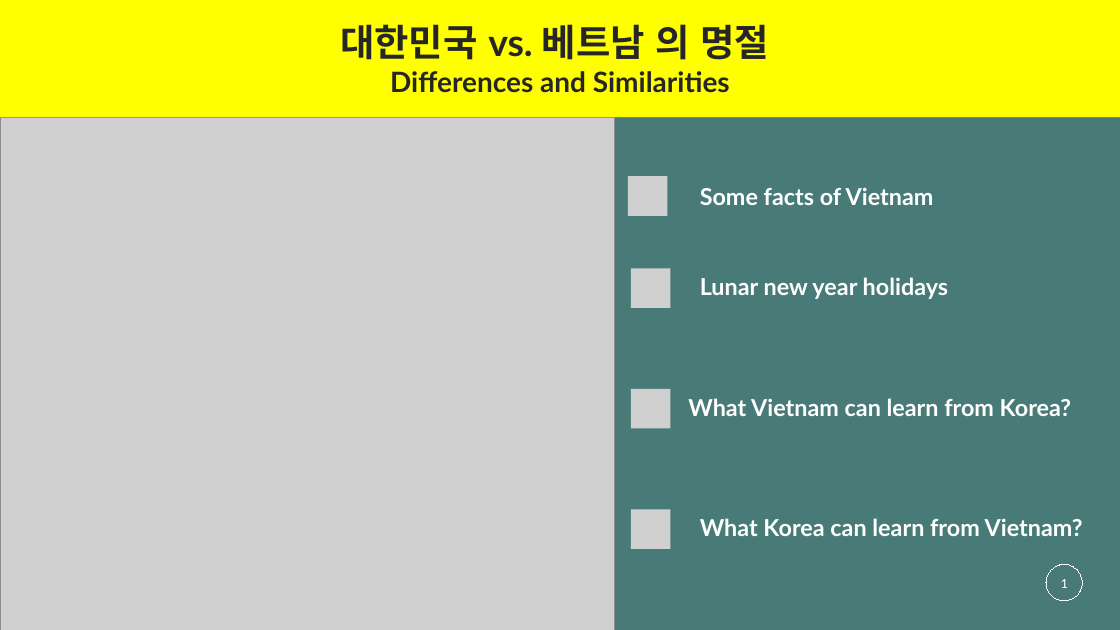
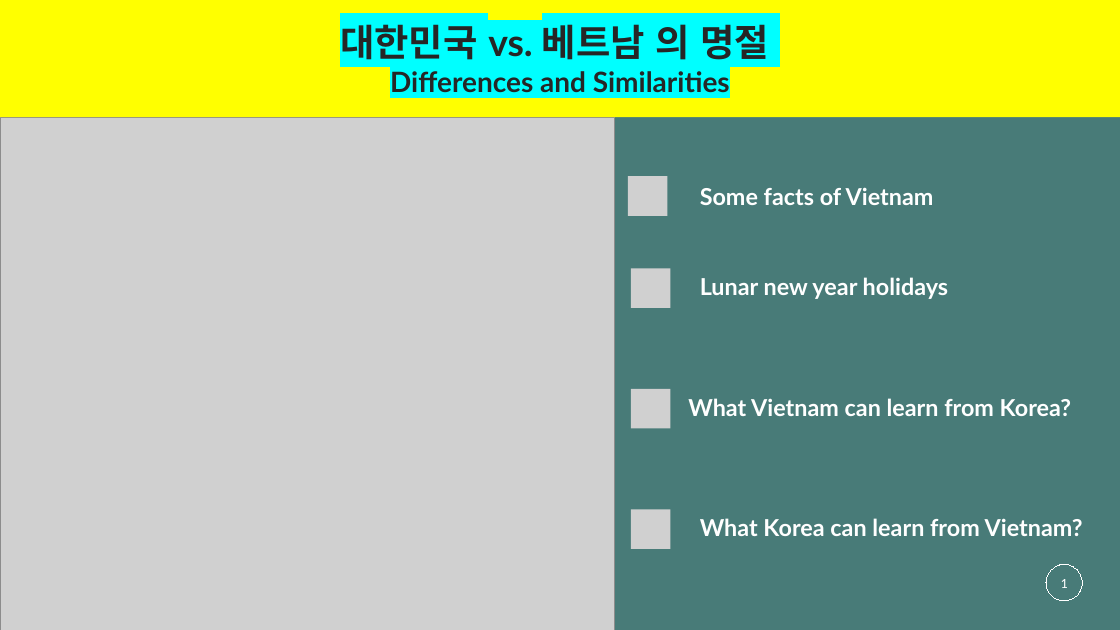
Before and after one commit to gemmanguen/Tetholidays, a slide deck: slide 1 of mducng_VN-KR.pptx. Drawn at 1120x630 pixels with LibreOffice and Linux fonts; fonts in the diff are those of the drawing; grey boxes stand for pictures. Boxes give left, top, right and bottom in pixels: in the first picture for what was removed or moved away, otherwise in the second. Text is boxed around its words. In the diff, an @@ line names an element or a change of style, - is before the commit and + after.

```diff
--- a/mducng_VN-KR.pptx
+++ b/mducng_VN-KR.pptx
@@ rectangle "대한민국 vs. 베트남 의 명절 ..." at (x1=0, y1=0, x2=1120, y2=117): highlight none to #00FFFF @@
```
Also in this commit, not shown: 9 other slides changed, 1 slide added.
